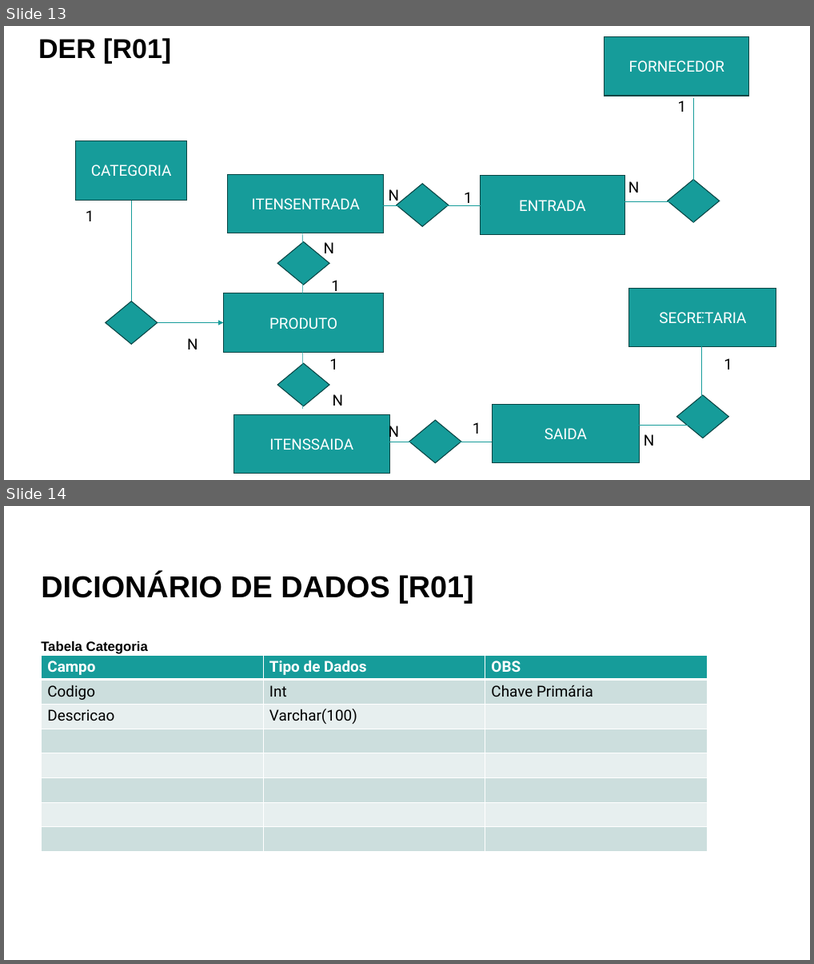
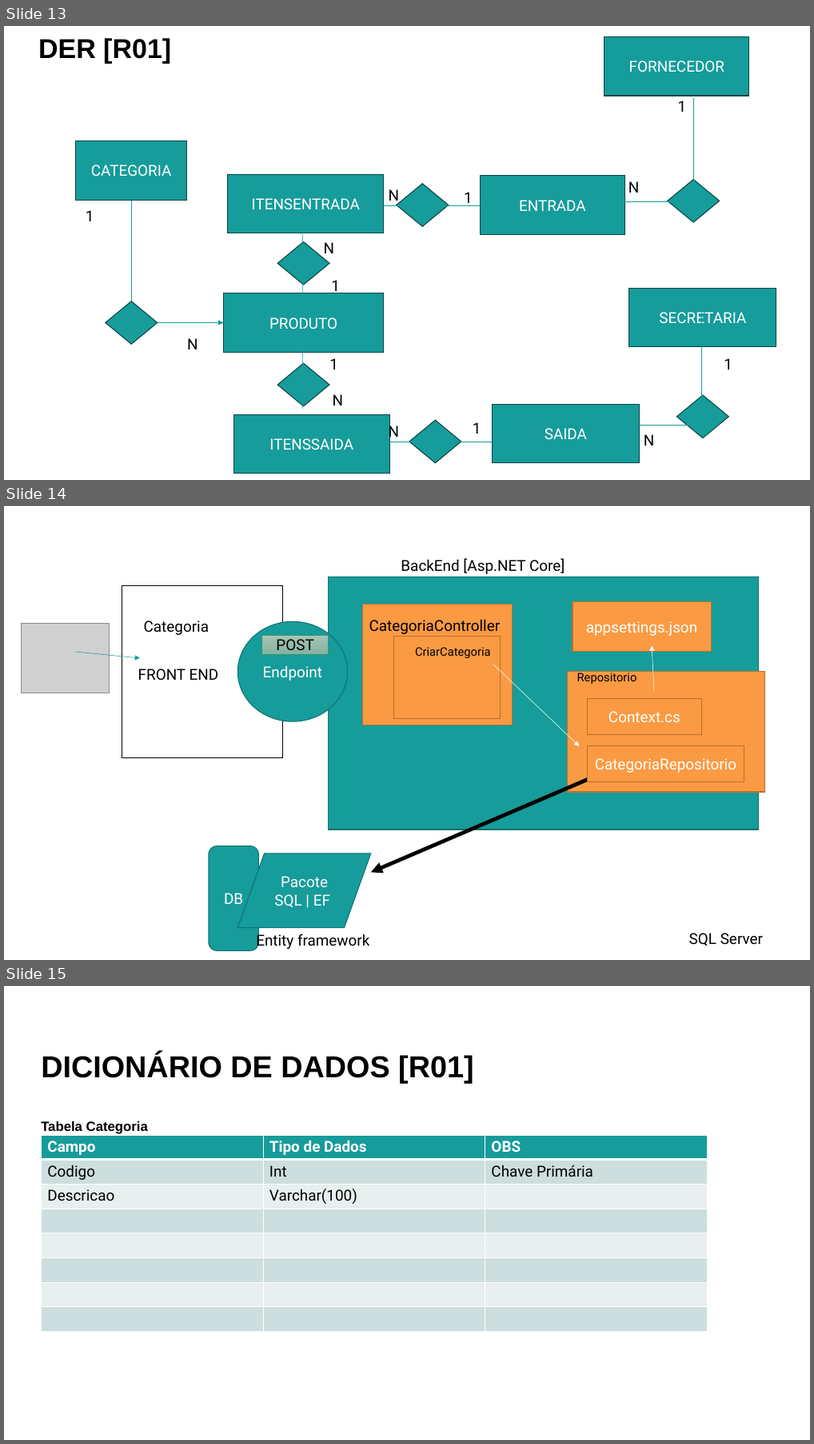
Before and after one commit to soolth/alomoxarifadoafrodite, a slide deck: Documentacao/ModelagemSistema_TemplateInicial.pptx. Shown one above the other, each under a label of ours: slides 13 and 14 before the commit, slides 13, 14 and 15 after it. The pictures are 814x964 and 814x1444 pixels, drawn with LibreOffice and Linux fonts; fonts in the diff are those of the drawing; grey boxes stand for pictures. Boxes give left, top, right and bottom in pixels: in the first picture for what was removed or moved away, otherwise in the second. Text is boxed around its words. In the diff, an @@ line names an element or a change of style, - is before the commit and + after.

Commit message:
Doc Atualizdo

```diff
--- a/Documentacao/ModelagemSistema_TemplateInicial.pptx
+++ b/Documentacao/ModelagemSistema_TemplateInicial.pptx
@@ slide 14 added at <box>4,506,810,960</box>, background #FFFFFF @@
@@ rectangle added at <box>329,577,759,830</box>, fill #169C9A, outline #107372 1 pt @@
@@ text added at <box>401,558,565,574</box>, 18 pt, text #000000 @@
+BackEnd [Asp.NET Core]
@@ rectangle added at <box>122,585,282,758</box>, fill #FFFFFF, outline #000000 1 pt @@
@@ rectangle added at <box>574,601,712,651</box>, fill #FA9A42, outline #B97231 1 pt, 18 pt, text #FFFFFF @@
+appsettings.json
@@ picture added at <box>21,624,109,693</box> @@
@@ text added at <box>144,620,209,635</box>, 18 pt, text #000000 @@
+Categoria
@@ ellipse added at <box>238,621,348,721</box>, fill #169C9A, outline #107372 1 pt, 18 pt, text #FFFFFF @@
+Endpoint
@@ rectangle added at <box>362,604,512,725</box>, fill #FA9A42, outline #B97231 1 pt @@
@@ text added at <box>370,619,501,634</box>, 18 pt, text #000000 @@
+CategoriaController
@@ rectangle added at <box>262,636,329,654</box>, fill gradient #A3C6B6 to #97BCAB to #84B49F, outline #3D9072 0.5 pt, 18 pt, text #000000 @@
+POST
@@ rectangle added at <box>394,636,500,719</box>, fill #FA9A42, outline #B97231 1 pt @@
@@ text added at <box>415,647,491,658</box>, 14 pt, text #000000 @@
+CriarCategoria
@@ arrow added from (655, 692) to (653, 646), #FFFFFF 0.5 pt @@
@@ arrow added from (76, 652) to (140, 658), #169C9A 0.5 pt @@
@@ text added at <box>138,668,219,680</box>, 18 pt, text #000000 @@
+FRONT END
@@ arrow added from (494, 664) to (580, 746), #FFFFFF 0.5 pt @@
@@ rectangle added at <box>568,671,766,792</box>, fill #FA9A42, outline #B97231 1 pt @@
@@ text added at <box>578,671,638,684</box>, 14 pt, text #000000 @@
+Repositorio
@@ rectangle added at <box>588,698,702,735</box>, fill #FA9A42, outline #B97231 1 pt, 18 pt, text #FFFFFF @@
+Context.cs
@@ rectangle added at <box>588,745,745,782</box>, fill #FA9A42, outline #B97231 1 pt, 18 pt, text #FFFFFF @@
+CategoriaRepositorio
@@ arrow added from (593, 777) to (371, 872), #000000 4.5 pt @@
@@ rounded rectangle added at <box>209,846,258,951</box>, fill #169C9A, outline #107372 1 pt, 18 pt, text #FFFFFF @@
+DB
@@ flow chart input output added at <box>238,853,371,928</box>, fill #169C9A, outline #107372 1 pt, 18 pt, text #FFFFFF @@
+Pacote SQL | EF
@@ text added at <box>256,931,370,948</box>, 18 pt, text #000000 @@
+Entity framework
@@ text added at <box>690,932,763,945</box>, 18 pt, text #000000 @@
+SQL Server
@@ what was slide 14 is now slide 15 @@
```
